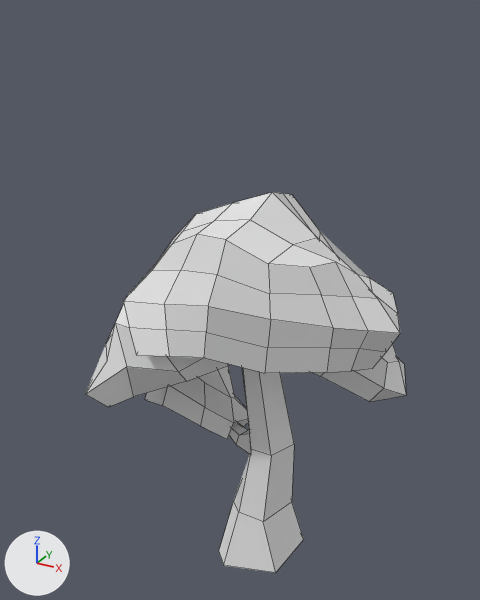
Before and after pictures for a commit that changed the FBX model Assets/3D Asset & Texture/Environment/TreeOptimized.fbx.
Both versions are drawn from a camera (50 mm lens) standing at (-0.736, 4.522, 1.261) and looking at (-1.413, 5.754, 0.646). The axes (+X, +Y, +Z) are drawn at lower left. The lights are the same throughout. The first picture is the older version. Mesh edges are drawn as thin lines. Vertices at exactly the same position are counted once.

Script lines for the objects in view, before the commit:
```python
me_cube = bpy.data.meshes.new('Cube')
me_cube.from_pydata(...)  # 204 vertices, 167 faces; spans x -4.03..5.93, y -11.69..1.17, z -2.95..3.34
# faces by material slot: [32, 135]
me_cube.materials.append(mat_bark)
me_cube.materials.append(mat_leaf)
ob_treeoptimized = bpy.data.objects.new('TreeOptimized', me_cube)
ob_treeoptimized.location = (-1.327, 5.716, 0.065)
ob_treeoptimized.rotation_euler = (1.571, 0.0, 0.0)  # degrees (90, 0, 0)
ob_treeoptimized.scale = (-0.073, -0.073, -0.073)
```
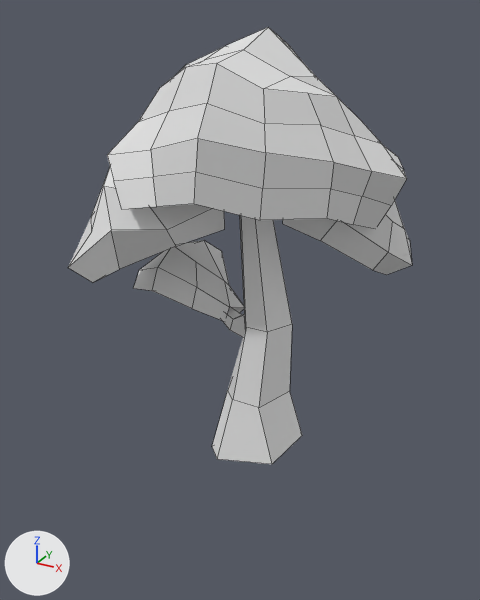
The newer file is also turned or shifted as a whole; pictures and numbers use the older file's frame.

Where the change shows, as pixel boxes (x1, y1, x2, y2) in the pictures (480 x 600 px; the box of a moved part takes in the faces that stretch with it):
'TreeOptimized', reshaped, moved, rescaled (7% wider, 15% taller): before (85, 192, 406, 573); after (68, 27, 412, 464)
part 1 of me_cube, moved or reshaped: before (123, 192, 400, 373); after (107, 27, 407, 229)
part 2 of me_cube, added: after (212, 215, 302, 464)
part 3 of me_cube, added: after (133, 240, 244, 321)
part 4 of me_cube, added: after (68, 168, 225, 282)
part 5 of me_cube, added: after (283, 200, 412, 275)
part 6 of me_cube, deleted: before (145, 366, 248, 439)
part 7 of me_cube, deleted: before (313, 344, 406, 402)
part 8 of me_cube, deleted: before (85, 292, 231, 407)
part 9 of me_cube, deleted: before (219, 367, 304, 573)

The change, as a list of edits to the scene's bpy script:
```text
Change me_cube:
    used by ob_treeoptimized; location = (-1.327, 5.716, 0.065); rotation_euler = (1.571, 0.0, 0.0), in degrees (90, 0, 0); scale = (-0.073, -0.073, -0.073)
    remove me_cube.from_pydata(...)  # 204 vertices, 167 faces; spans x -4.03..5.93, y -11.69..1.17, z -2.95..3.34
    add me_cube.from_pydata(...)  # 198 vertices, 161 faces; spans x -0.43..0.29, y -0.09..0.85, z -0.24..0.22
    me_cube part 1: the loose piece of 89 vertices spanning x -4.03..4.35, y -11.69..-6.53, z -2.95..3.01 is multiplied about the mesh origin by the matrix ((-0.073, 0.0, 0.0), (0.0, -0.073, 0.0), (0.0, 0.0, -0.073))
    me_cube part 2: a new loose piece of 34 vertices spanning x -0.15..0.09, y -0.09..0.57, z -0.1..0.1, in mat_bark
    me_cube part 3: a new loose piece of 25 vertices spanning x -0.37..-0.09, y 0.19..0.37, z -0.19..0.02, in mat_leaf
    me_cube part 4: a new loose piece of 25 vertices spanning x -0.43..-0.05, y 0.31..0.6, z -0.09..0.19, in mat_leaf
    me_cube part 5: a new loose piece of 25 vertices spanning x 0.0..0.29, y 0.34..0.59, z -0.24..-0.01, in mat_leaf
    me_cube part 6: the loose piece of 25 vertices spanning x 1.13..5.09, y -5.09..-2.55, z -0.33..2.54 is deleted
    me_cube part 7: the loose piece of 25 vertices spanning x -4.02..-0.02, y -8.05..-4.71, z 0.17..3.34 is deleted
    me_cube part 8: the loose piece of 25 vertices spanning x 0.74..5.93, y -8.19..-4.27, z -2.59..1.2 is deleted
    me_cube part 9
    40 vertices are removed from x -1.23..2.07, y -8.48..1.17, z -1.44..1.34
    32 faces are deleted
Change ob_treeoptimized:
    ob_treeoptimized.location: (-1.327, 5.716, 0.065) -> (-1.349, 5.728, 0.375)
    ob_treeoptimized.scale: (-0.073, -0.073, -0.073) -> (1.0, 1.0, 1.0)
```
